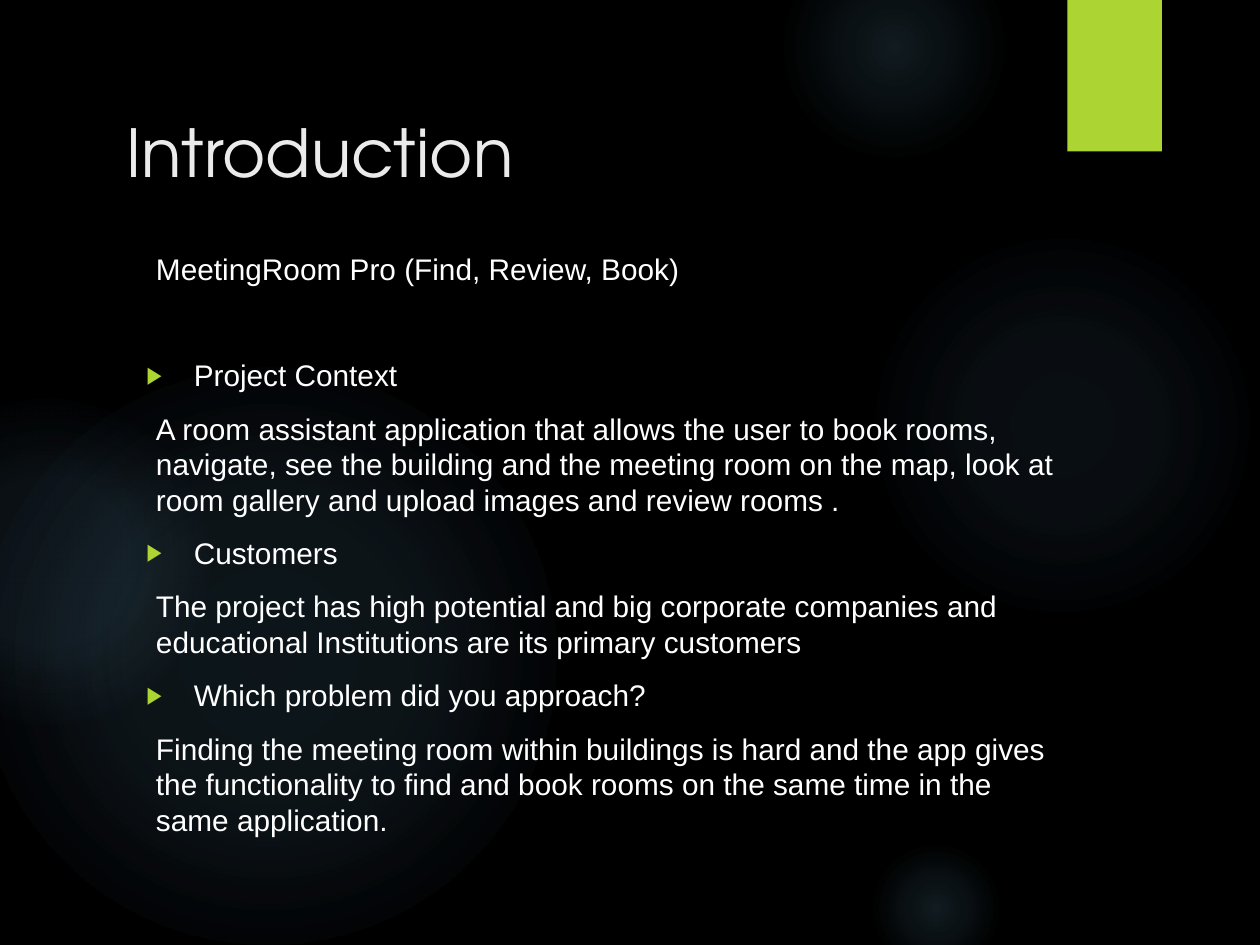
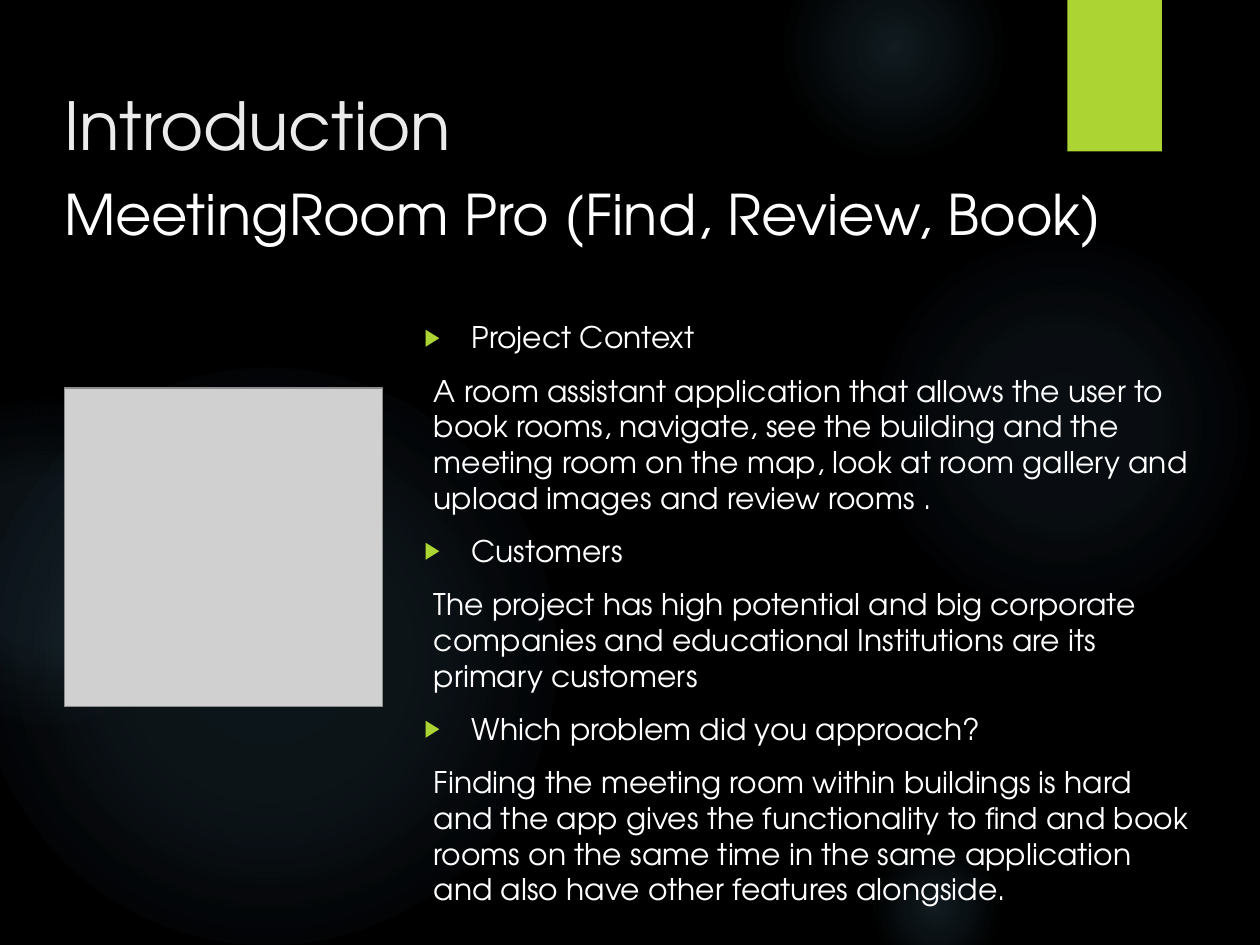
Before and after one commit to Virksaabnavjot/Documentation-MeetingRoom-Pro, a slide deck: slide 2 of Documentation/Final Presentaion/Presentation.pptx. Drawn at 1260x945 pixels with LibreOffice and Linux fonts; fonts in the diff are those of the drawing; grey boxes stand for pictures; background and template pictures are left out. Boxes give left, top, right and bottom in pixels: in the first picture for what was removed or moved away, otherwise in the second. Text is boxed around its words. In the diff, an @@ line names an element or a change of style, - is before the commit and + after.

Commit message:
presentation - app features summary and icons added

```diff
--- a/Documentation/Final Presentaion/Presentation.pptx
+++ b/Documentation/Final Presentaion/Presentation.pptx
@@ title "Introduction": place and size @@
-title "Introduction" at <box>127,128,514,178</box>
+title "Introduction" at <box>64,101,451,151</box>
@@ text added at <box>64,193,1101,248</box>, 32 pt, text #FFFFFF @@
+MeetingRoom Pro (Find, Review, Book)
@@ text at <box>156,258,679,285</box>: paragraph removed @@
-MeetingRoom Pro (Find, Review, Book)
@@ text "Project Context": place and size @@
-text "Project Context" at <box>156,258,1053,837</box>
+text "Project Context" at <box>434,325,1188,879</box>
@@ text at <box>434,325,1188,746</box>: font Arial to TeX Gyre Adventor in "Project Context", "A room assistant application that allows the ...", "Customers", "The project has high potential and big ..." and 1 more places @@
@@ picture added at <box>64,388,383,707</box> @@
@@ text at <box>434,771,1188,879</box>: text changed; font Arial to TeX Gyre Adventor @@
-Finding the meeting room within buildings is hard and the app gives the functionality to find and book rooms on the same time in the same application.
+Finding the meeting room within buildings is hard and the app gives the functionality to find and book rooms on the same time in the same application and also have other features alongside.
```
Also in this commit, not shown: 2 other slides changed, 3 slides added, 1 other file.
